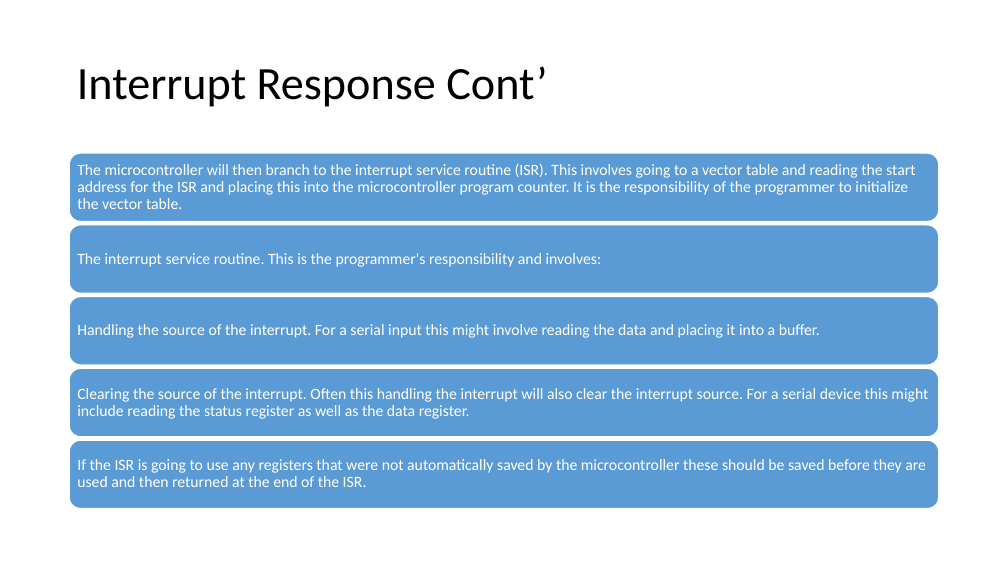
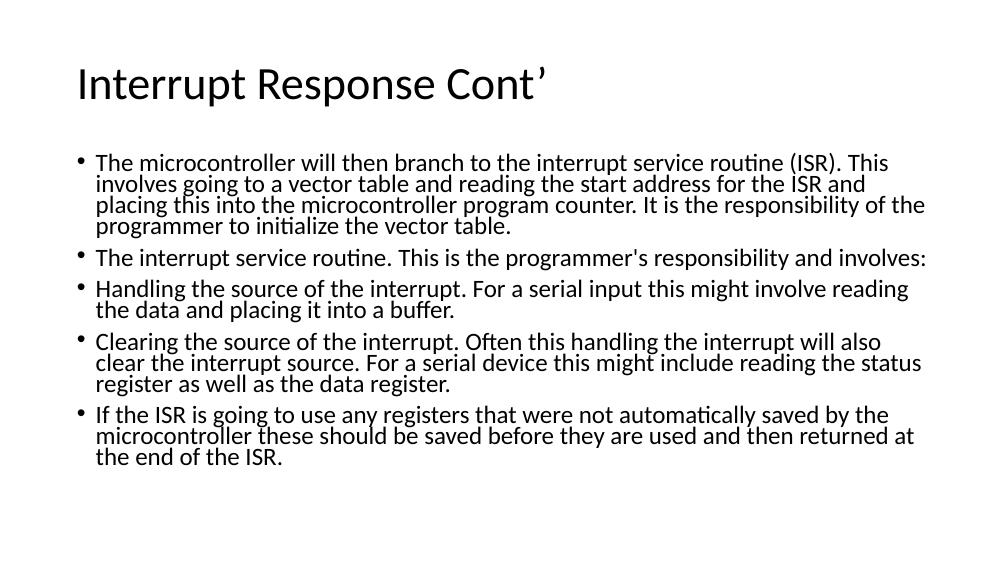
Before and after one commit to Mohamedsaied8/EmbeddedCppDiploma, a slide deck: slide 6 of interfacing/Slides/Interrupts.pptx. Drawn at 1008x567 pixels with LibreOffice and Linux fonts; fonts in the diff are those of the drawing. Boxes give left, top, right and bottom in pixels: in the first picture for what was removed or moved away, otherwise in the second. Text is boxed around its words. In the diff, an @@ line names an element or a change of style, - is before the commit and + after.

```diff
--- a/interfacing/Slides/Interrupts.pptx
+++ b/interfacing/Slides/Interrupts.pptx
@@ text added at (96, 153, 927, 465), 23.8 pt, text #000000 @@
+• The microcontroller will then branch to the interrupt service routine (ISR). This involves going to a vector table and reading the start address for the ISR and placing this into the microcontroller program counter. It is the responsibility of the programmer to initialize the vector table.
+• The interrupt service routine. This is the programmer's responsibility and involves:
+• Handling the source of the interrupt. For a serial input this might involve reading the data and placing it into a buffer.
+• Clearing the source of the interrupt. Often this handling the interrupt will also clear the interrupt source. For a serial device this might include reading the status register as well as the data register.
+• If the ISR is going to use any registers that were not automatically saved by the microcontroller these should be saved before they are used and then returned at the end of the ISR.
@@ group removed at (70, 154, 939, 508): 5 rounded rectangles, 5 texts @@
-The microcontroller will then branch to the interrupt service routine (ISR). This involves going to a vector table and reading the start address for the ISR and placing this into the microcontroller program counter. It is the responsibility of the programmer to initialize the vector table.
-The interrupt service routine. This is the programmer's responsibility and involves:
-Handling the source of the interrupt. For a serial input this might involve reading the data and placing it into a buffer.
-Clearing the source of the interrupt. Often this handling the interrupt will also clear the interrupt source. For a serial device this might include reading the status register as well as the data register.
-If the ISR is going to use any registers that were not automatically saved by the microcontroller these should be saved before they are used and then returned at the end of the ISR.
```
Also in this commit, not shown: 17 other slides changed, 47 other files.
